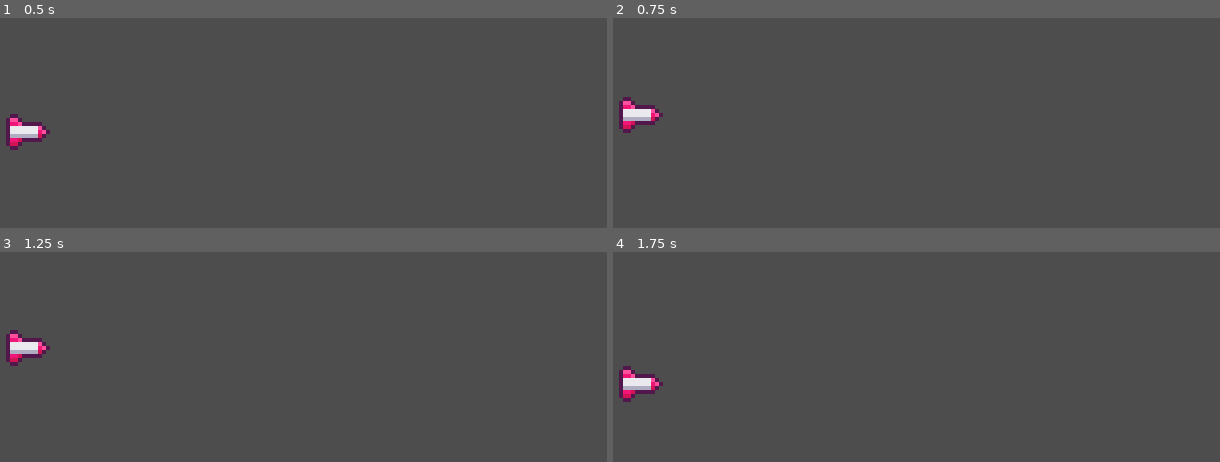
Above: before the commit, frames 1-4 (two rows, left to right).
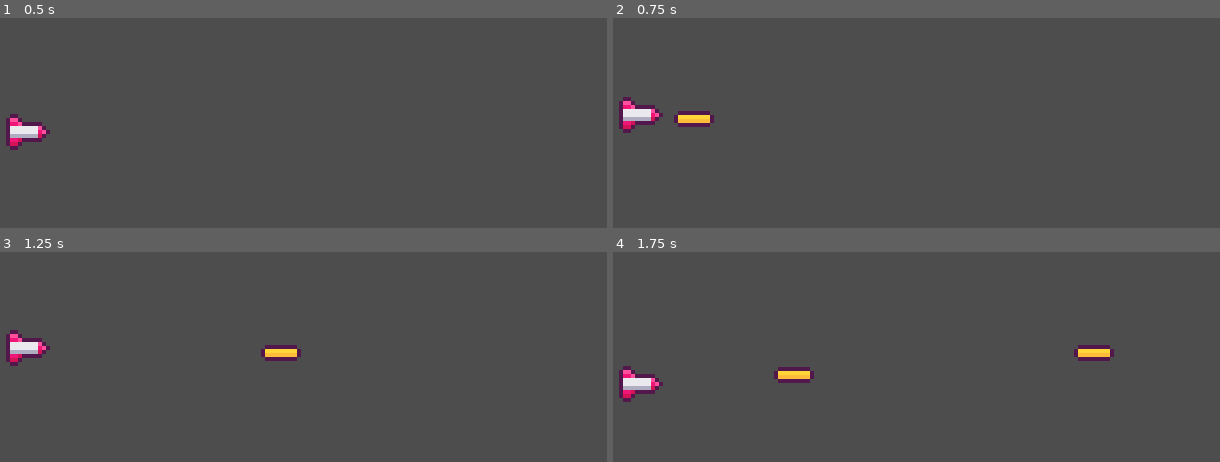
Above: after the commit, the same moments.

Repository: muhammad-kal/Godot-SpaceScroller
Game: Godot game, scene res://main.tscn
The game is run twice, just before and just after one commit, with the same random seed, the same clock (stepped at 60 frames per second) and the same inputs.
Inputs (mouse positions are in pixels of both pictures, inside the frame that each line leads up to):
- Up to frame 1 (0.5 s): no input
- Up to frame 2 (0.75 s): tap Enter at 0.5 s; move the mouse to (1056, 114) at 0.52 s; click (1056, 114) at 0.6 s
- Up to frame 3 (1.25 s): no input
- Up to frame 4 (1.75 s): move the mouse to (789, 384) at 1.27 s; click (789, 384) at 1.35 s

Frame 1 is identical in both runs. In frame 2, 0.5% of the frame differs, in the area x 10-17%, y 44-52%; in frame 3, 0.5%; in frame 4, 0.9%, in the area x 26-83%, y 44-63%.

Commit message:
Shooting

Diff:
--- /dev/null
+++ b/Player/peluru.gd
@@ -0,0 +1,6 @@
+extends Sprite2D
+
+@export var kecepatan = 100
+
+func _process(delta: float) -> void:
+	global_position.x += 100 * delta
--- /dev/null
+++ b/Player/peluru.tscn
@@ -0,0 +1,16 @@
+[gd_scene load_steps=4 format=3 uid="uid://x0ircq2g1vbf"]
+
+[ext_resource type="Texture2D" uid="uid://cg56exrfhsdan" path="res://Asset/Space Sidescroller Assets/Bullet.png" id="1_c7mxu"]
+[ext_resource type="Script" path="res://Player/peluru.gd" id="2_autvj"]
+
+[sub_resource type="RectangleShape2D" id="RectangleShape2D_40cry"]
+size = Vector2(10, 4)
+
+[node name="Peluru" type="Sprite2D"]
+texture = ExtResource("1_c7mxu")
+script = ExtResource("2_autvj")
+
+[node name="Area" type="Area2D" parent="."]
+
+[node name="CollisionShape2D" type="CollisionShape2D" parent="Area"]
+shape = SubResource("RectangleShape2D_40cry")
--- a/Player/player.gd
+++ b/Player/player.gd
@@ -1,8 +1,16 @@
 extends CharacterBody2D
 
+var peluru = preload("res://Player/peluru.tscn")
+
+signal signal_nembak(objPeluru, posPeluru)
 
 func _physics_process(delta: float) -> void:
 	IkutMouse()
+	Tembak()
 
 func IkutMouse():
 	global_position.y = lerp(global_position.y, get_viewport().get_mouse_position().y, 0.2)
+
+func Tembak():
+	if Input.is_action_just_pressed("Nembak"):
+		emit_signal("signal_nembak", peluru, global_position)
--- a/Player/player.tscn
+++ b/Player/player.tscn
@@ -7,6 +7,7 @@
 size = Vector2(8, 6)
 
 [node name="Player" type="CharacterBody2D"]
+z_index = 5
 script = ExtResource("1_xvrxk")
 
 [node name="Sprite2D" type="Sprite2D" parent="."]
--- /dev/null
+++ b/main.gd
@@ -0,0 +1,6 @@
+extends Node2D
+
+func _on_player_signal_nembak(objPeluru: Variant, posPeluru: Variant) -> void:
+	var peluruInstance = objPeluru.instantiate()
+	add_child(peluruInstance)
+	peluruInstance.global_position = posPeluru
--- a/main.tscn
+++ b/main.tscn
@@ -1,8 +1,12 @@
-[gd_scene load_steps=2 format=3 uid="uid://dcc46byhm3f0e"]
+[gd_scene load_steps=3 format=3 uid="uid://dcc46byhm3f0e"]
 
 [ext_resource type="PackedScene" uid="uid://bbhuoa8khoab5" path="res://Player/player.tscn" id="1_d7816"]
+[ext_resource type="Script" path="res://main.gd" id="1_mt6bg"]
 
 [node name="Main" type="Node2D"]
+script = ExtResource("1_mt6bg")
 
 [node name="Player" parent="." instance=ExtResource("1_d7816")]
 position = Vector2(11, 44)
+
+[connection signal="signal_nembak" from="Player" to="." method="_on_player_signal_nembak"]
--- a/project.godot
+++ b/project.godot
@@ -23,6 +23,14 @@
 window/size/window_height_override=720
 window/stretch/mode="canvas_items"
 
+[input]
+
+Nembak={
+"deadzone": 0.5,
+"events": [Object(InputEventMouseButton,"resource_local_to_scene":false,"resource_name":"","device":-1,"window_id":0,"alt_pressed":false,"shift_pressed":false,"ctrl_pressed":false,"meta_pressed":false,"button_mask":1,"position":Vector2(187, 9),"global_position":Vector2(196, 55),"factor":1.0,"button_index":1,"canceled":false,"pressed":true,"double_click":false,"script":null)
+]
+}
+
 [rendering]
 
 textures/canvas_textures/default_texture_filter=0
